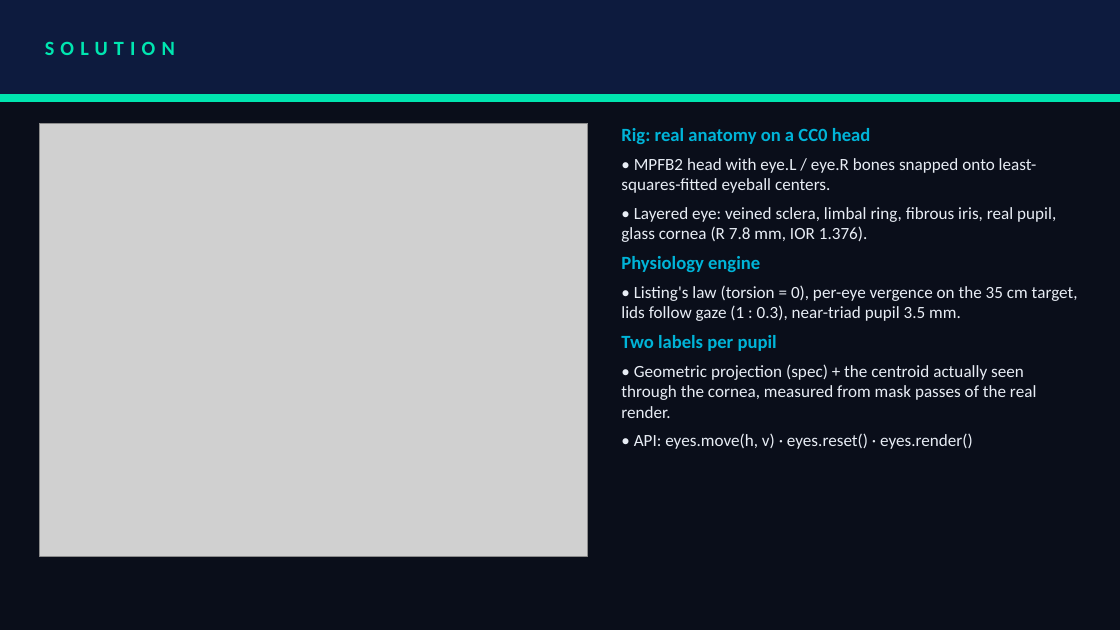
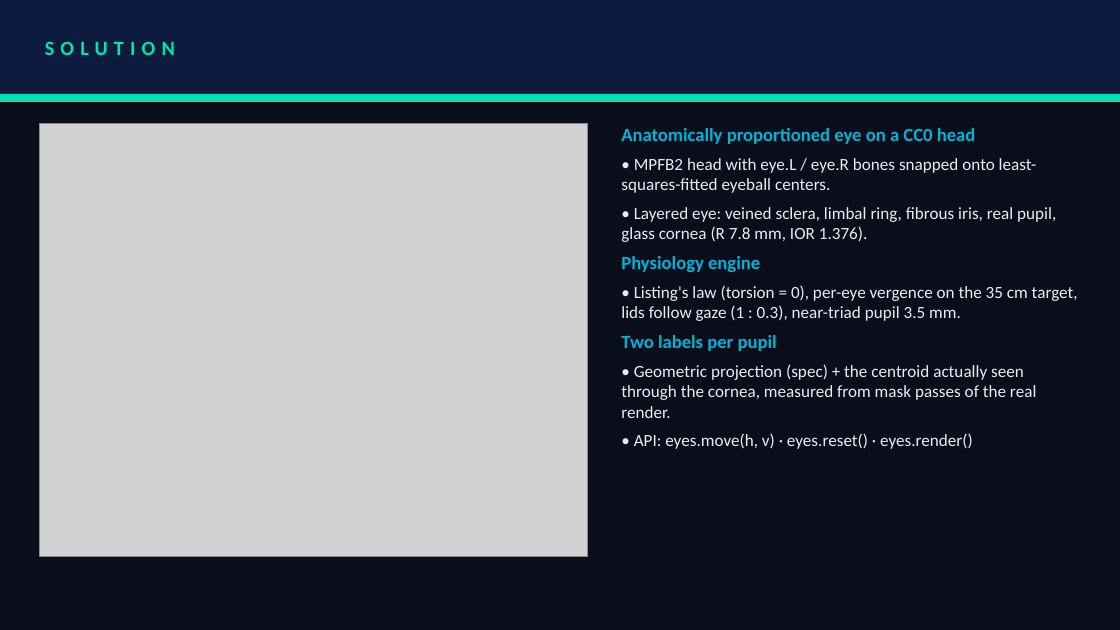
Before and after one commit to DhruvGoyal404/eyeforge, a slide deck: slide 3 of docs/Thapar_Orchestrators_Submission.pptx. Drawn at 1120x630 pixels with LibreOffice and Linux fonts; fonts in the diff are those of the drawing; grey boxes stand for pictures. Boxes give left, top, right and bottom in pixels: in the first picture for what was removed or moved away, otherwise in the second. Text is boxed around its words. In the diff, an @@ line names an element or a change of style, - is before the commit and + after.

Commit message:
README quick check and spec-sample assumption; deck slide 3 heading
- Quick check: 16-sample sequence without masks (measured 659 s on an i5-1235U), --meta keeps
  the committed metadata.json intact; pupil coordinates identical to the full-quality run
- Assumptions: the spec's sample record (frame 3, v = 0.309) matches frame 2; we follow
  h = sin(theta_k), v = cos(theta_k)
- Deck slide 3: 'Anatomically proportioned eye on a CC0 head'

```diff
--- a/docs/Thapar_Orchestrators_Submission.pptx
+++ b/docs/Thapar_Orchestrators_Submission.pptx
@@ text at [621, 128, 976, 144]: text changed @@
-Rig: real anatomy on a CC0 head
+Anatomically proportioned eye on a CC0 head
```
Also in this commit, not shown: 3 other files.
